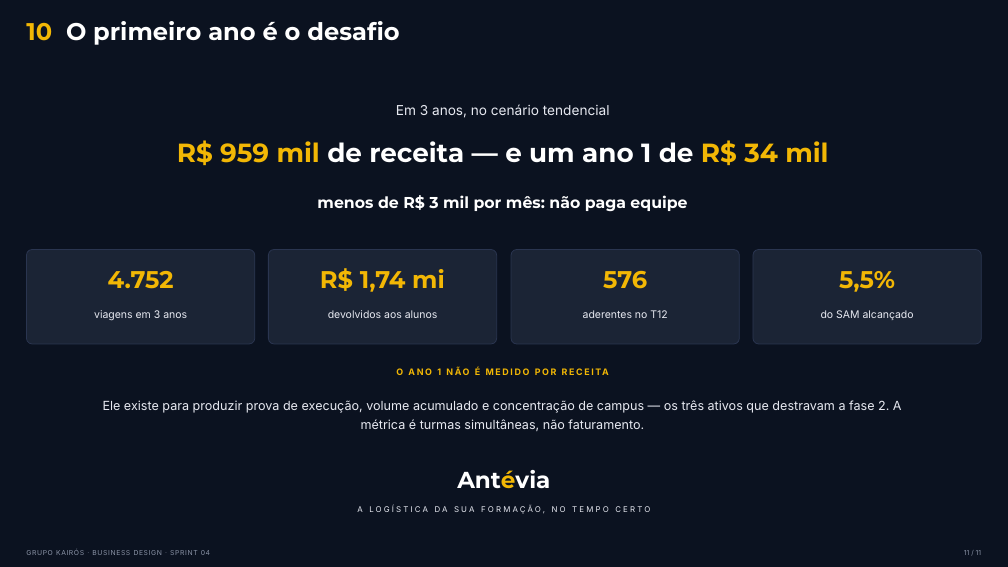
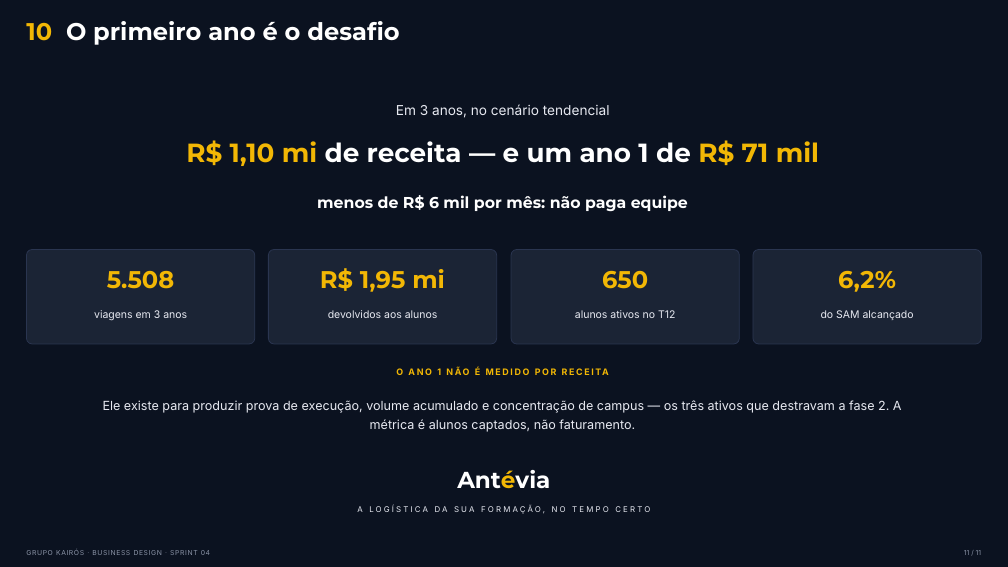
Before and after one commit to miltonferre-creator/Business-Designer, a slide deck: slide 11 of sprints/sprint-04/entregaveis/Sprint_04_Kairos_Antevia.pptx. Drawn at 1008x567 pixels with LibreOffice and Linux fonts; fonts in the diff are those of the drawing. Boxes give left, top, right and bottom in pixels: in the first picture for what was removed or moved away, otherwise in the second. Text is boxed around its words. In the diff, an @@ line names an element or a change of style, - is before the commit and + after.

```diff
--- a/sprints/sprint-04/entregaveis/Sprint_04_Kairos_Antevia.pptx
+++ b/sprints/sprint-04/entregaveis/Sprint_04_Kairos_Antevia.pptx
@@ text at [186,140,819,166]: text changed @@
-R$ 959 mil de receita — e um ano 1 de R$ 34 mil
+R$ 1,10 mi de receita — e um ano 1 de R$ 71 mil
@@ text at [317,195,688,212]: text changed @@
-menos de R$ 3 mil por mês: não paga equipe
+menos de R$ 6 mil por mês: não paga equipe
@@ text at [320,268,445,292]: text changed @@
-R$ 1,74 mi
+R$ 1,95 mi
@@ text at [107,271,174,289]: text changed @@
-4.752
+5.508
@@ text at [602,271,648,289]: text changed @@
-576
+650
@@ text at [838,271,896,292]: text changed @@
-5,5%
+6,2%
@@ text at [575,310,675,318]: text changed @@
-aderentes no T12
+alunos ativos no T12
@@ text at [103,400,902,432]: text changed @@
-Ele existe para produzir prova de execução, volume acumulado e concentração de campus — os três ativos que destravam a fase 2. A métrica é turmas simultâneas, não faturamento.
+Ele existe para produzir prova de execução, volume acumulado e concentração de campus — os três ativos que destravam a fase 2. A métrica é alunos captados, não faturamento.
```
Also in this commit, not shown: 7 other slides changed, 8 other files.
